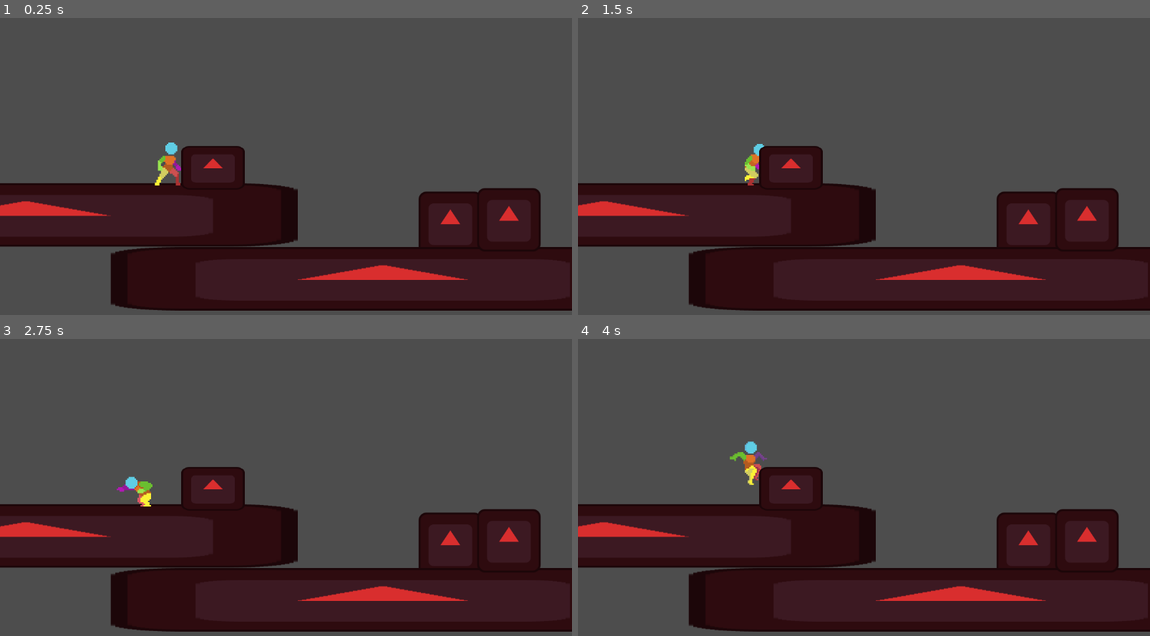
Above: before the commit, frames 1-4 (two rows, left to right).
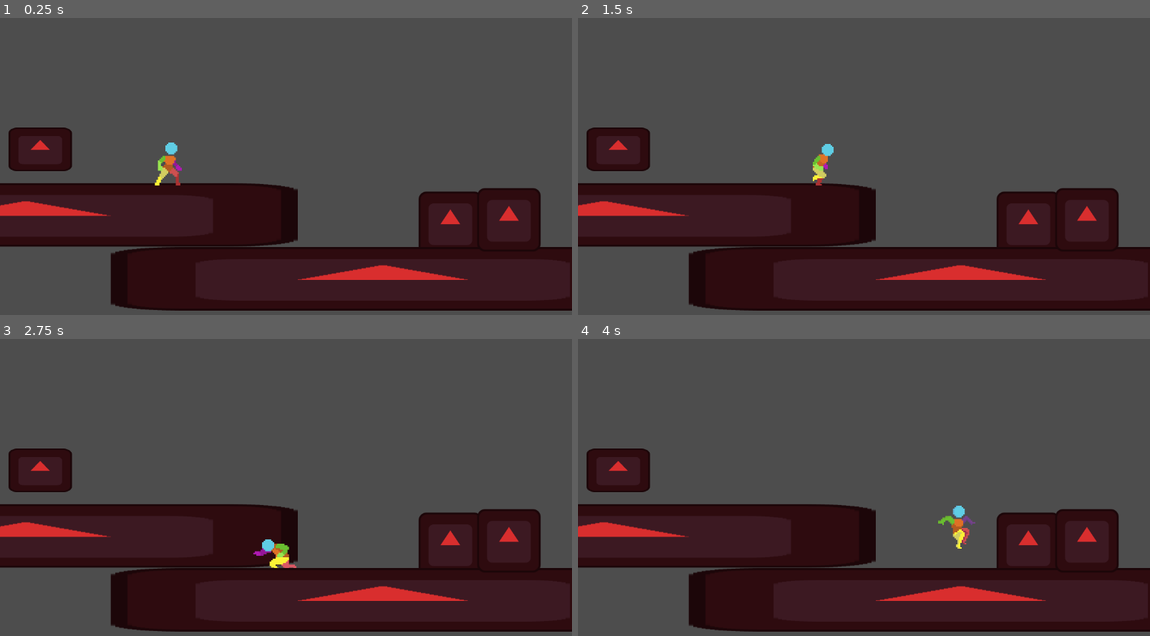
Above: after the commit, the same moments.

Repository: TatusFilipek/GodotTryEndError
Game: Godot game, scene res://scenes/main.tscn
Same seed, same stepped clock (60 frames per second), same inputs: the game is played once before the commit and once after it. The engine's default icon, where the game draws it, is replaced by a stand-in: a white triangle on a blue panel in a dark square.
Inputs:
- Up to frame 1 (0.25 s): no input
- Up to frame 2 (1.5 s): hold Ctrl (crouch) 0.53-1.28 s; hold D (moveRight) from 0.53 s (still down); tap Space (jump) at 0.77 s; tap Alt (sprint) at 1.35 s
- Up to frame 3 (2.75 s): tap Space (jump) at 1.52 s; release D (moveRight) at 2.03 s; hold A (moveLeft) from 2.03 s (still down); hold Ctrl (crouch) from 2.03 s (still down)
- Up to frame 4 (4 s): release A (moveLeft) at 2.78 s; release Ctrl (crouch) at 2.78 s; hold D (moveRight) from 2.78 s (still down); tap Alt (sprint) at 2.85 s; tap Space (jump) at 3.02, 3.77 s; hold Ctrl (crouch) from 3.53 s (still down)

The runs differ from the first frame. In frame 1, 3.0% of the frame differs, in the area x 1-43%, y 36-56%; in frame 2, 3.4%; in frame 3, 3.6%; in frame 4, 3.7%, in the area x 1-70%, y 34-71%.

Commit message:
fixxed somehow but still its not optimised, i could save the last ledge pos to a variable so i dont have to use the same function twice

Diff:
--- a/scenes/main.tscn
+++ b/scenes/main.tscn
@@ -26,5 +26,5 @@
 position = Vector2(1025, 407)
 
 [node name="Obstacle3" parent="." unique_id=967182385 instance=ExtResource("2_0wfyh")]
-position = Vector2(429, 302)
+position = Vector2(81, 265)
 scale = Vector2(1, 0.68000245)
--- a/scripts/ledgeClimb.gd
+++ b/scripts/ledgeClimb.gd
@@ -2,6 +2,7 @@
 class_name LedgeClimb
 
 #TODO: Fix this shit asap
+#fixxed somehow but still its not optimised, i could save the last ledge pos to a variable so i dont have to use the same function twice
 
 var ledgePos : Vector2
 var postAnimPos : Vector2
@@ -18,12 +19,12 @@
 	#postAnimPos.y += core.CheckLedge.position.y
 
 
-	rayPosition = core.position
+	rayPosition = core.GetLedgePosition()
 
 	rayPosition.x += core.CheckWall.position.x + 17 * core.facingDirection
 	rayPosition.y += core.CheckLedge.position.y
 
-	#core.position = rayPosition
+	core.position = rayPosition
 
 	pass
 
@@ -36,7 +37,7 @@
 	if not isActive: return
 
 	#if animation complete snap player to rayposition and change state to idle
-	core.position = rayPosition
+	#core.position = rayPosition
 
 	machine.change_state("Idle")
 	return
--- a/scripts/ledgeGrab.gd
+++ b/scripts/ledgeGrab.gd
@@ -30,7 +30,8 @@
 		machine.change_state("FallIdle")
 		return
 
-	if sign(core.MovementDirection()) == sign(core.CheckWall.target_position.x) and Input.is_action_pressed("moveUp"):
+	#if sign(core.MovementDirection()) == sign(core.CheckWall.target_position.x) and Input.is_action_pressed("moveUp"):
+	if Input.is_action_pressed("moveUp"):
 		var rayPosition : Vector2
 
 		rayPosition = ledgePos
@@ -38,7 +39,9 @@
 		rayPosition.x += core.CheckWall.position.x + 17 * core.facingDirection
 		rayPosition.y += core.CheckLedge.position.y
 
-		core.position = rayPosition
+		core.postAnimPos = rayPosition
+
+		#core.position = rayPosition
 
 		#machine.change_state("Idle")
 
--- a/scripts/player.gd
+++ b/scripts/player.gd
@@ -40,6 +40,8 @@
 var sprite : AnimatedSprite2D
 
 var jumping : bool = false
+
+var postAnimPos : Vector2
 
 func _ready() -> void:
 	sprite = get_node("AnimatedSprite2D")
